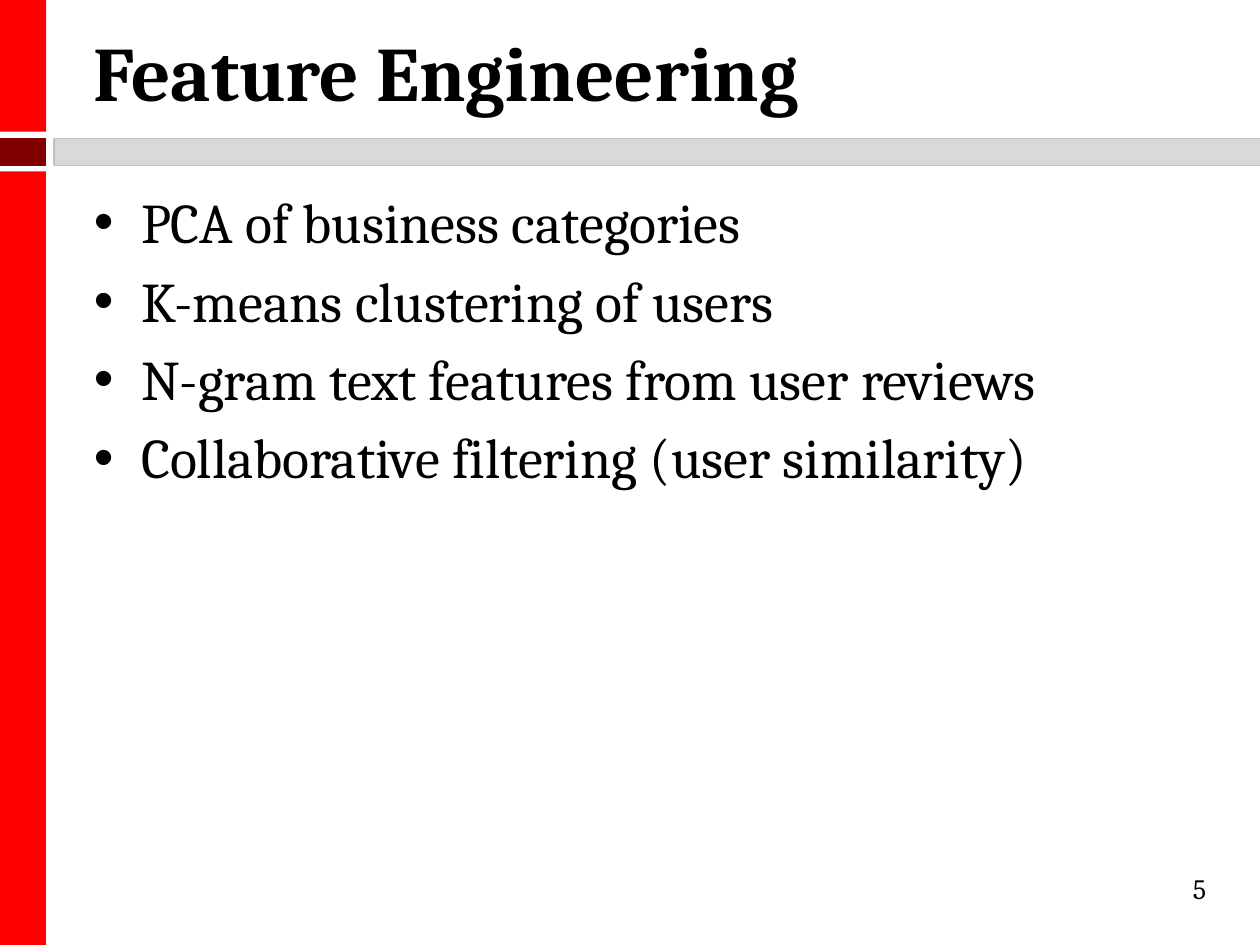
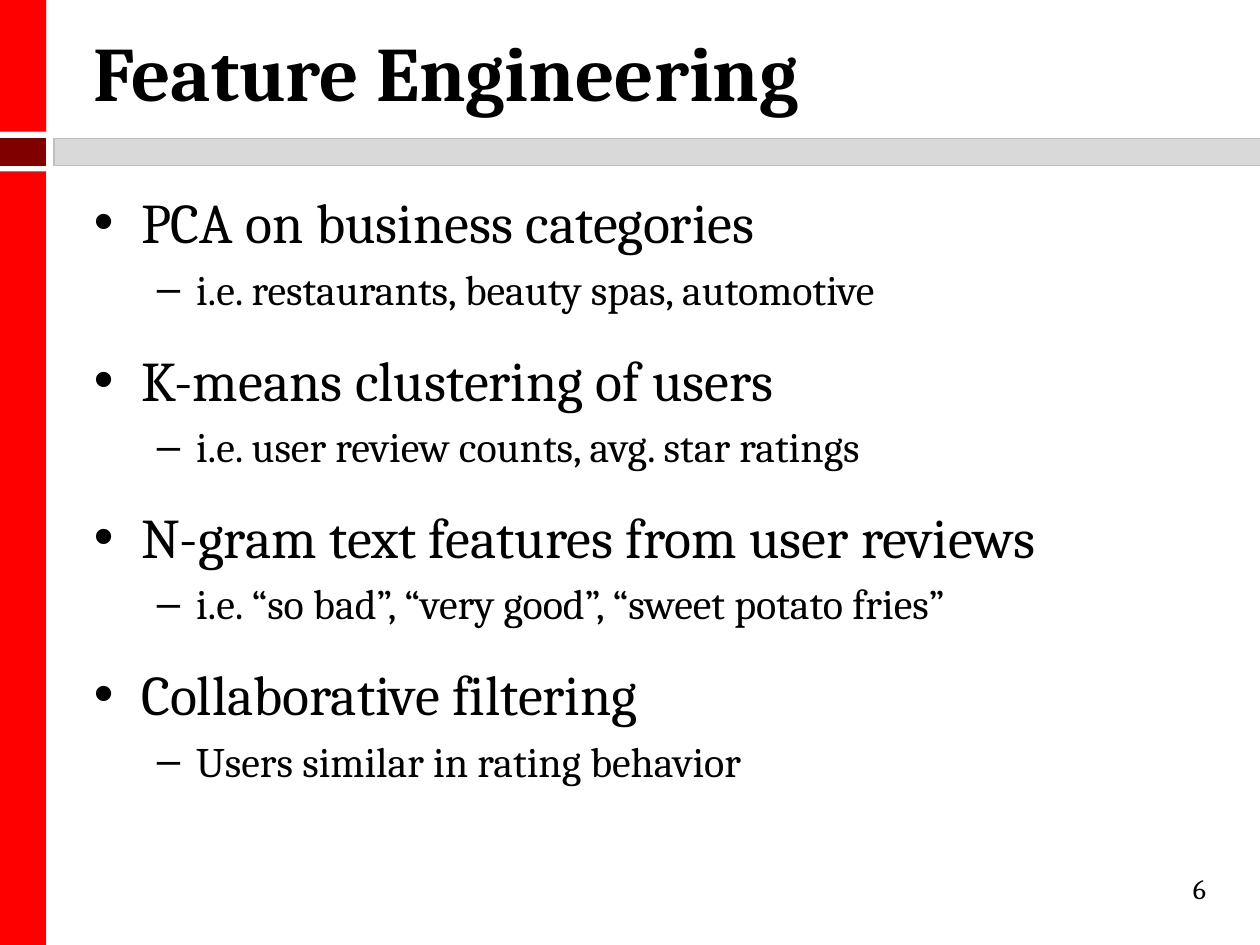
Before and after one commit to kmhoo/AdvancedMLProject, a slide deck: slide 6 of advML_final_presentation.pptx (slide 5 before the commit). Drawn at 1260x945 pixels with LibreOffice and Linux fonts; fonts in the diff are those of the drawing. Boxes give left, top, right and bottom in pixels: in the first picture for what was removed or moved away, otherwise in the second. Text is boxed around its words. In the diff, an @@ line names an element or a change of style, - is before the commit and + after.

```diff
--- a/advML_final_presentation.pptx
+++ b/advML_final_presentation.pptx
@@ text at [141, 204, 874, 314]: text changed; size 32 to 24 pt @@
-• PCA of business categories
+• PCA on business categories
+  – i.e. restaurants, beauty spas, automotive
@@ text at [141, 361, 1035, 571]: line spacing 1 to 1.3 @@
@@ text at [196, 434, 859, 472]: paragraph added @@
+  – i.e. user review counts, avg. star ratings
@@ text at [141, 589, 944, 787]: text changed; size 32 to 24 pt @@
-• Collaborative filtering (user similarity)
+  – i.e. “so bad”, “very good”, “sweet potato fries”
+• Collaborative filtering
+  – Users similar in rating behavior
@@ page number at [1193, 880, 1206, 900]: text changed @@
-5
+6
```
Also in this commit, not shown: 4 other slides changed, 1 slide added.
